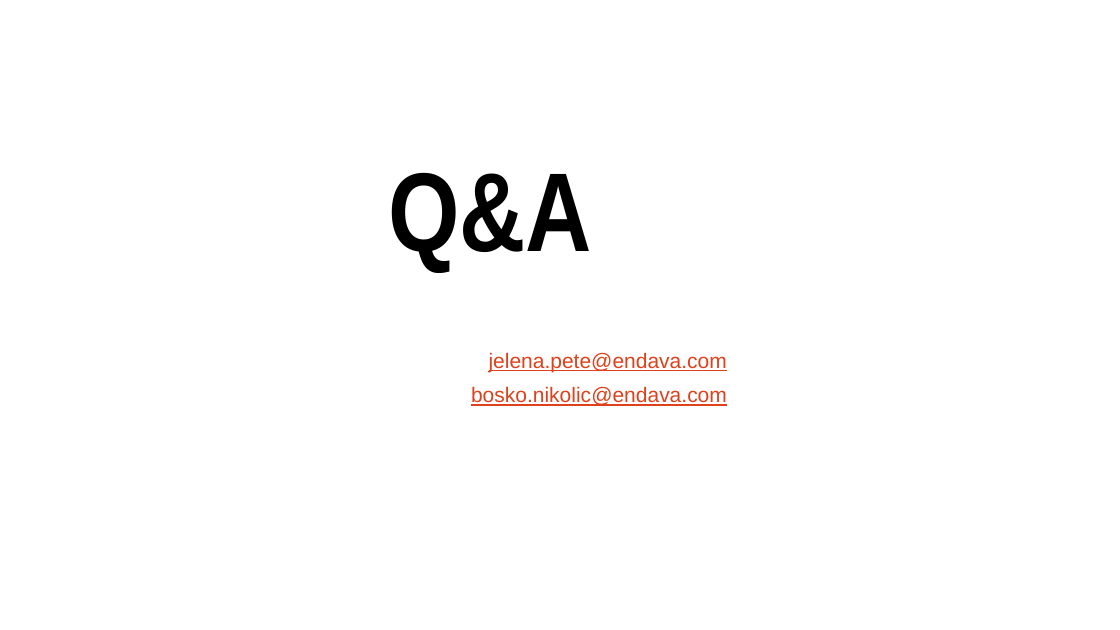
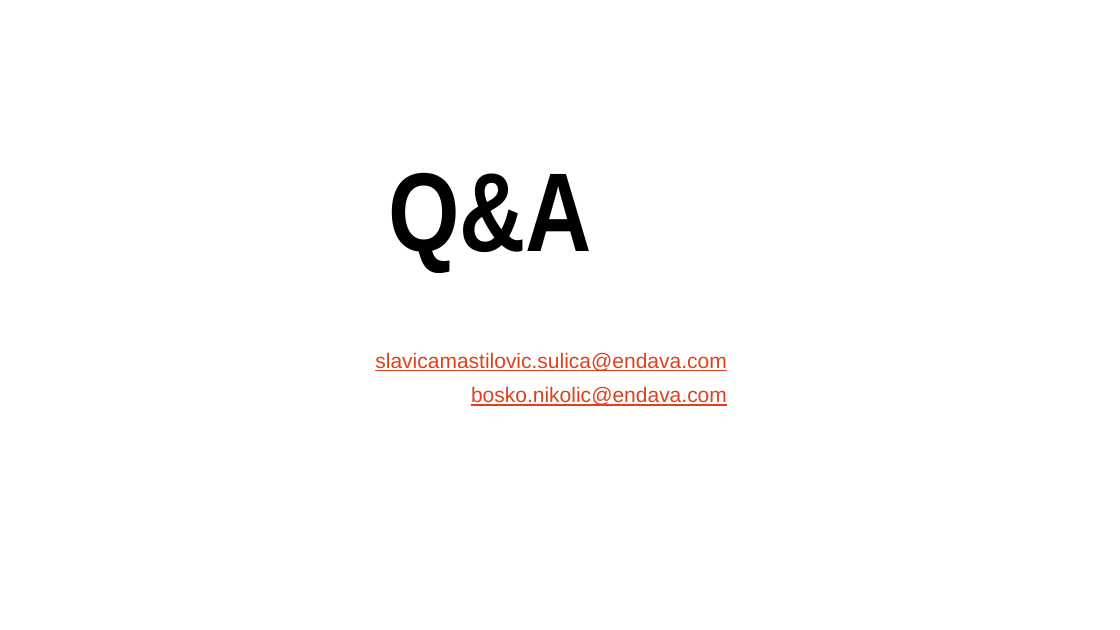
Before and after one commit to endava-training-materials/domaci_zadatak, a slide deck: slide 32 of prezentacije/TA i Selenium osnove - class 1.pptx (slide 35 before the commit). Drawn at 1120x630 pixels with LibreOffice and Linux fonts; fonts in the diff are those of the drawing. Boxes give left, top, right and bottom in pixels: in the first picture for what was removed or moved away, otherwise in the second. Text is boxed around its words. In the diff, an @@ line names an element or a change of style, - is before the commit and + after.

```diff
--- a/prezentacije/TA i Selenium osnove - class 1.pptx
+++ b/prezentacije/TA i Selenium osnove - class 1.pptx
@@ text at <box>375,352,726,371</box>: text changed @@
-jelena.pete@endava.com
+slavicamastilovic.sulica@endava.com
```
Also in this commit, not shown: 5 other slides changed, 3 slides removed, 14 other files.
